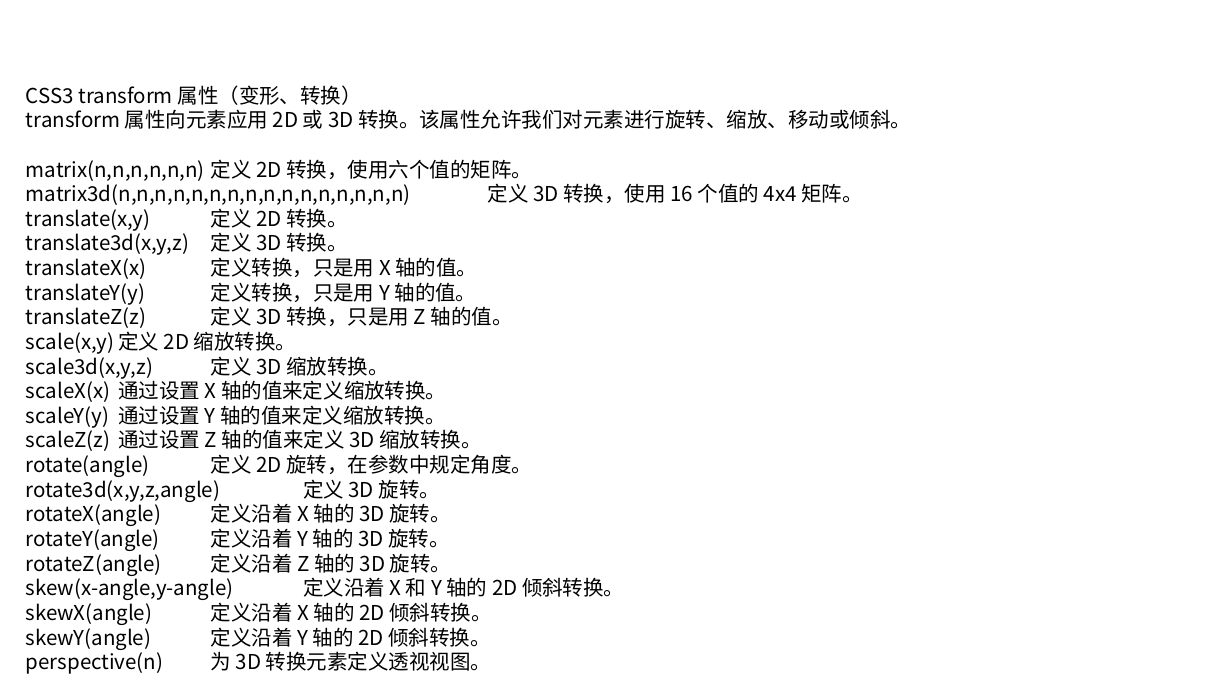
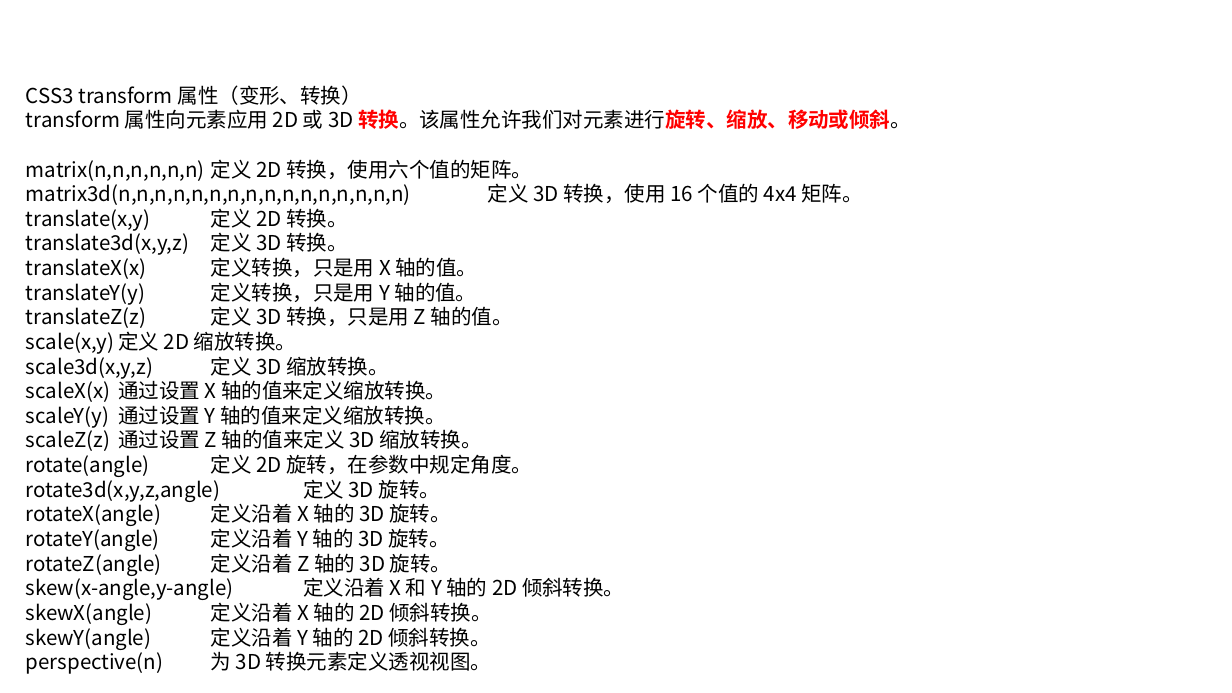
Before and after one commit to linkknown/PPT, a slide deck: slide 24 of 前端PPT/css 简介.pptx (slide 22 before the commit). Drawn at 1232x693 pixels with LibreOffice and Linux fonts; fonts in the diff are those of the drawing; background and template pictures are left out. Boxes give left, top, right and bottom in pixels: in the first picture for what was removed or moved away, otherwise in the second. Text is boxed around its words. In the diff, an @@ line names an element or a change of style, - is before the commit and + after.

```diff
--- a/前端PPT/css 简介.pptx
+++ b/前端PPT/css 简介.pptx
@@ text at [26,109,911,129]: text colour #000000 to #FF0000, bold on in "转换。该属性允许我们对元素进行旋转、缩放、移动或倾斜。" @@
```
Also in this commit, not shown: 7 other slides changed, 3 slides added, 2 other files.
